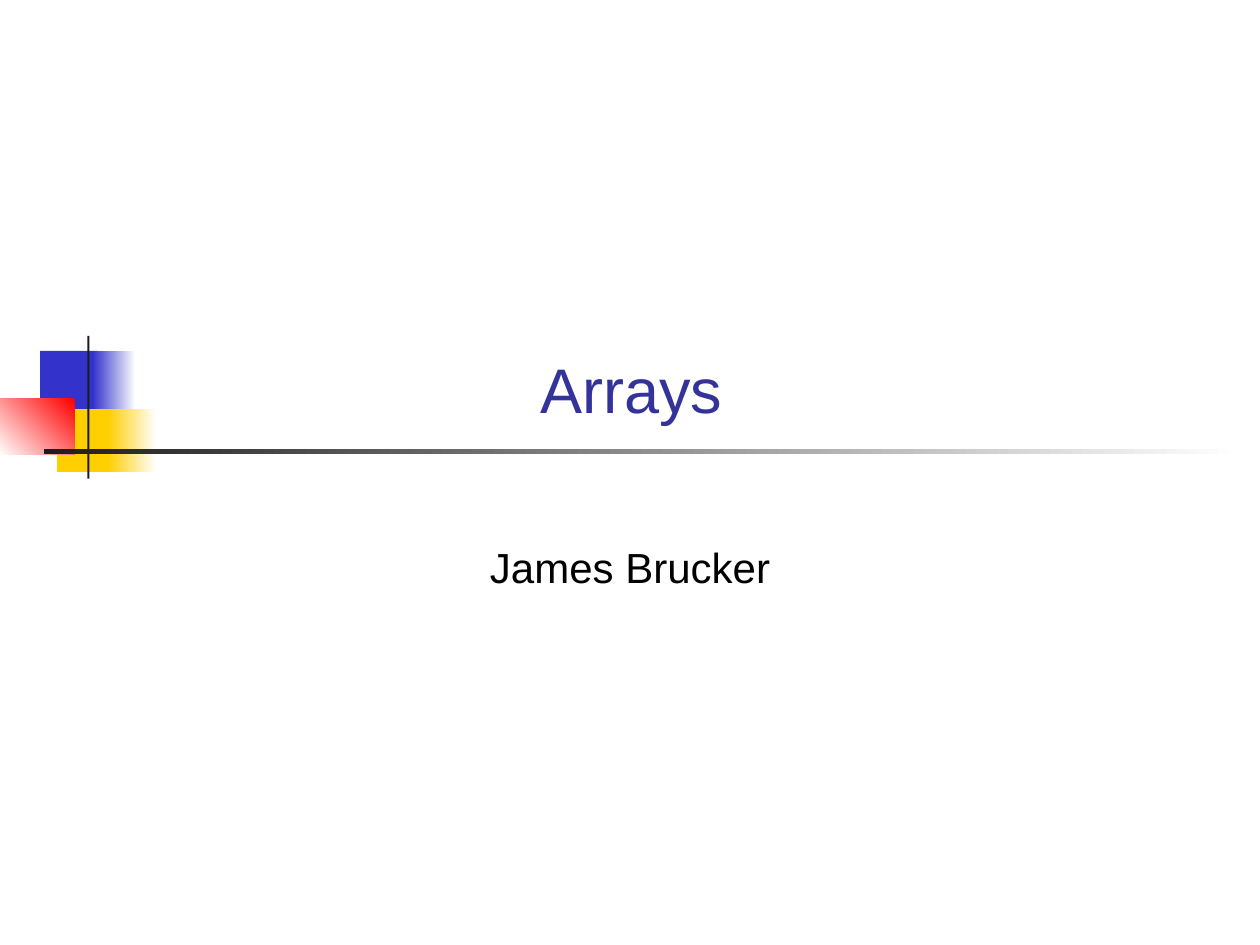
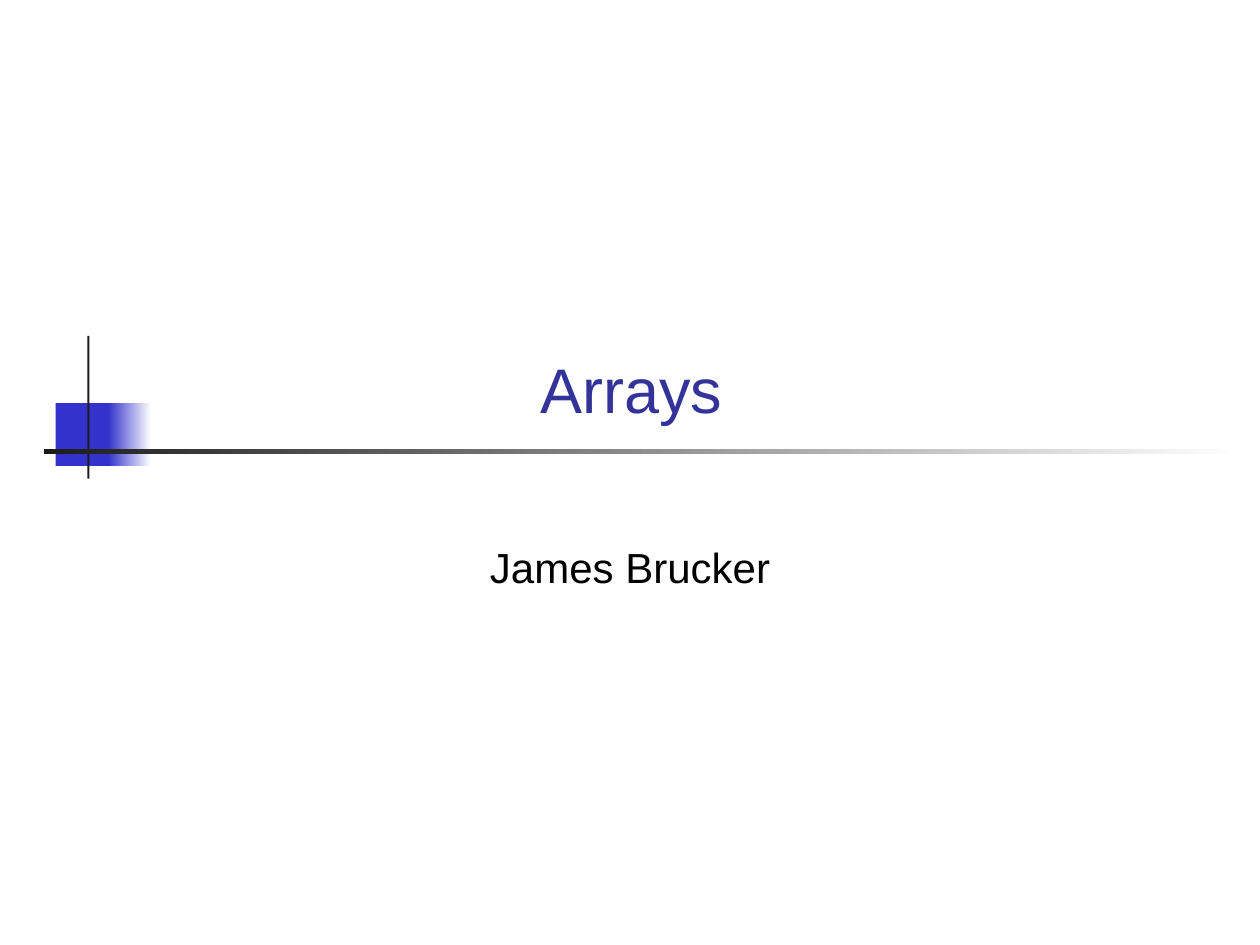
Before and after one commit to cpske/programming1, a slide deck: slide 1 of java-basics/17-Arrays.ppt. Drawn at 1260x945 pixels with LibreOffice and Linux fonts; fonts in the diff are those of the drawing. Boxes give left, top, right and bottom in pixels: in the first picture for what was removed or moved away, otherwise in the second. Text is boxed around its words. In the diff, an @@ line names an element or a change of style, - is before the commit and + after.

```diff
--- a/java-basics/17-Arrays.ppt
+++ b/java-basics/17-Arrays.ppt
@@ rectangle removed at [0, 399, 74, 455] @@
@@ rectangle: place and size @@
-rectangle at [40, 350, 98, 413]
+rectangle at [55, 403, 113, 466]
@@ rectangle removed at [57, 410, 115, 472] @@
@@ rectangle: place and size @@
-rectangle at [93, 350, 136, 413]
+rectangle at [108, 403, 151, 466]
@@ rectangle removed at [108, 410, 156, 472] @@
```
Also in this commit, not shown: 5 other slides changed, 2 other files.
